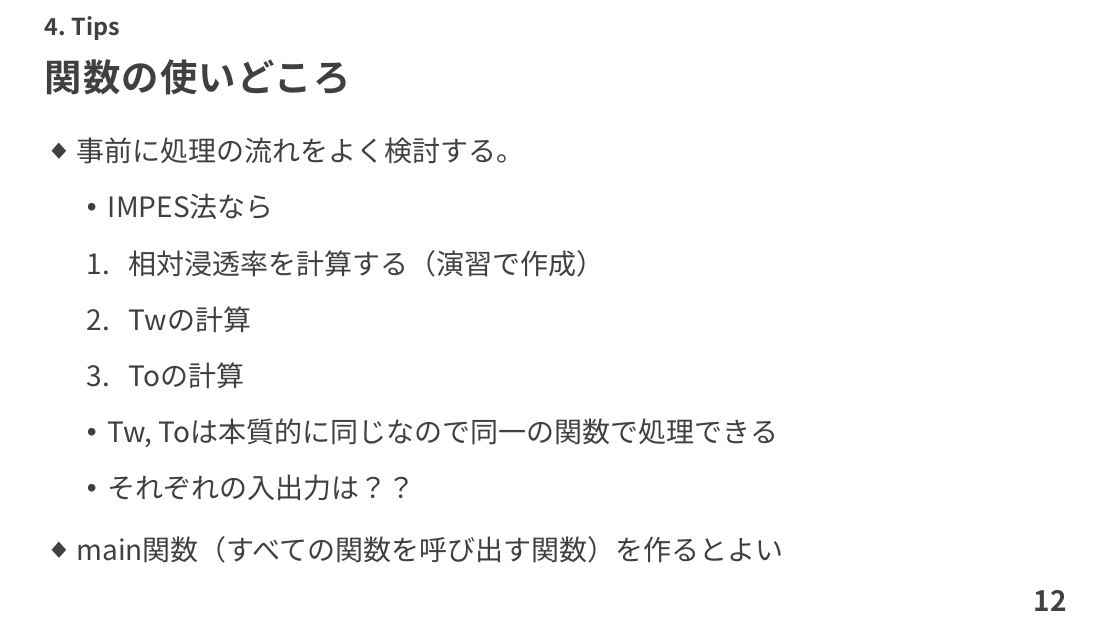
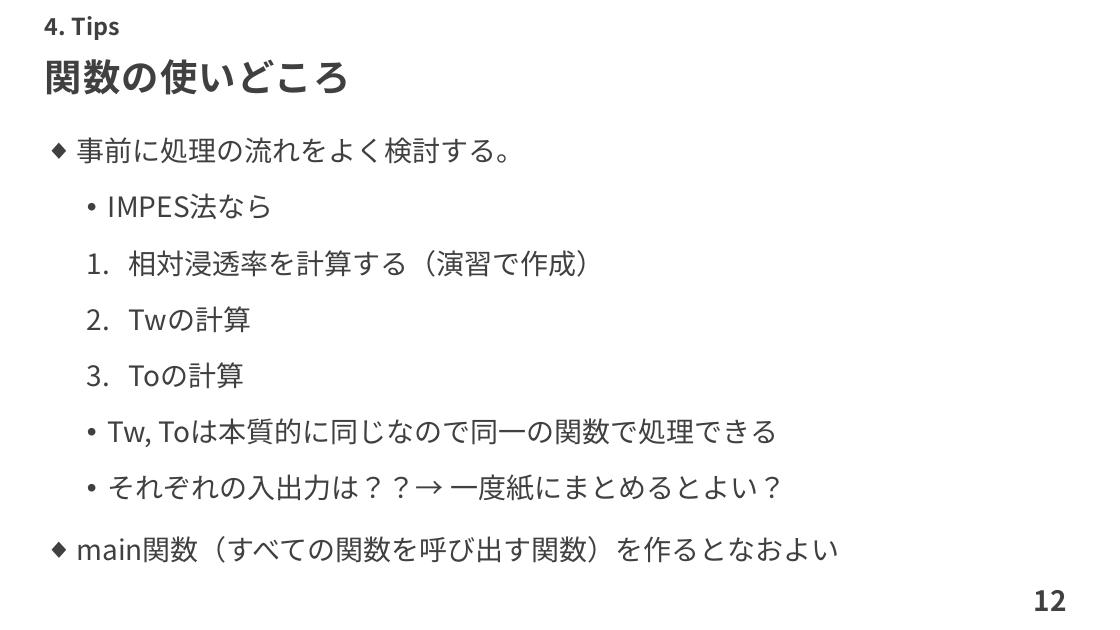
Before and after one commit to te288/intro_to_NA2022, a slide deck: slide 13 of Intro2ResSim/CodingWithFunctions.pptx. Drawn at 1120x630 pixels with LibreOffice and Linux fonts; fonts in the diff are those of the drawing. Boxes give left, top, right and bottom in pixels: in the first picture for what was removed or moved away, otherwise in the second. Text is boxed around its words. In the diff, an @@ line names an element or a change of style, - is before the commit and + after.

```diff
--- a/Intro2ResSim/CodingWithFunctions.pptx
+++ b/Intro2ResSim/CodingWithFunctions.pptx
@@ text at [76, 474, 839, 563]: text changed @@
-  • それぞれの入出力は？？
-◆ main関数（すべての関数を呼び出す関数）を作るとよい
+  • それぞれの入出力は？？→ 一度紙にまとめるとよい？
+◆ main関数（すべての関数を呼び出す関数）を作るとなおよい
```
Also in this commit, not shown: 2 other slides changed, 3 other files.
